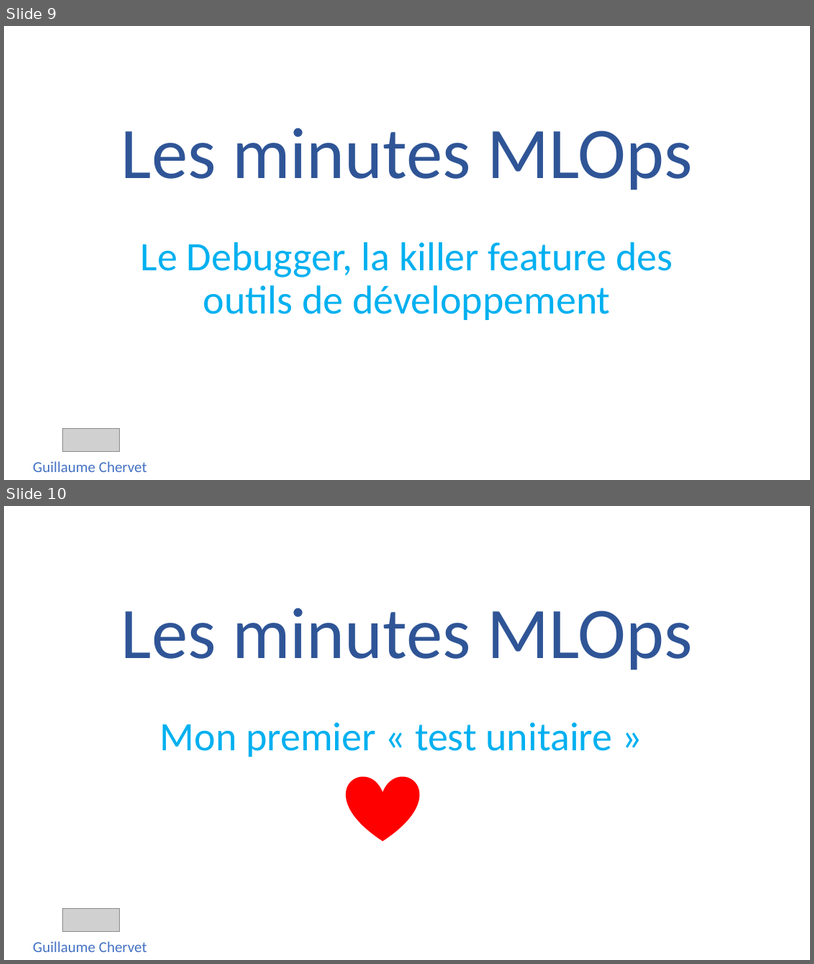
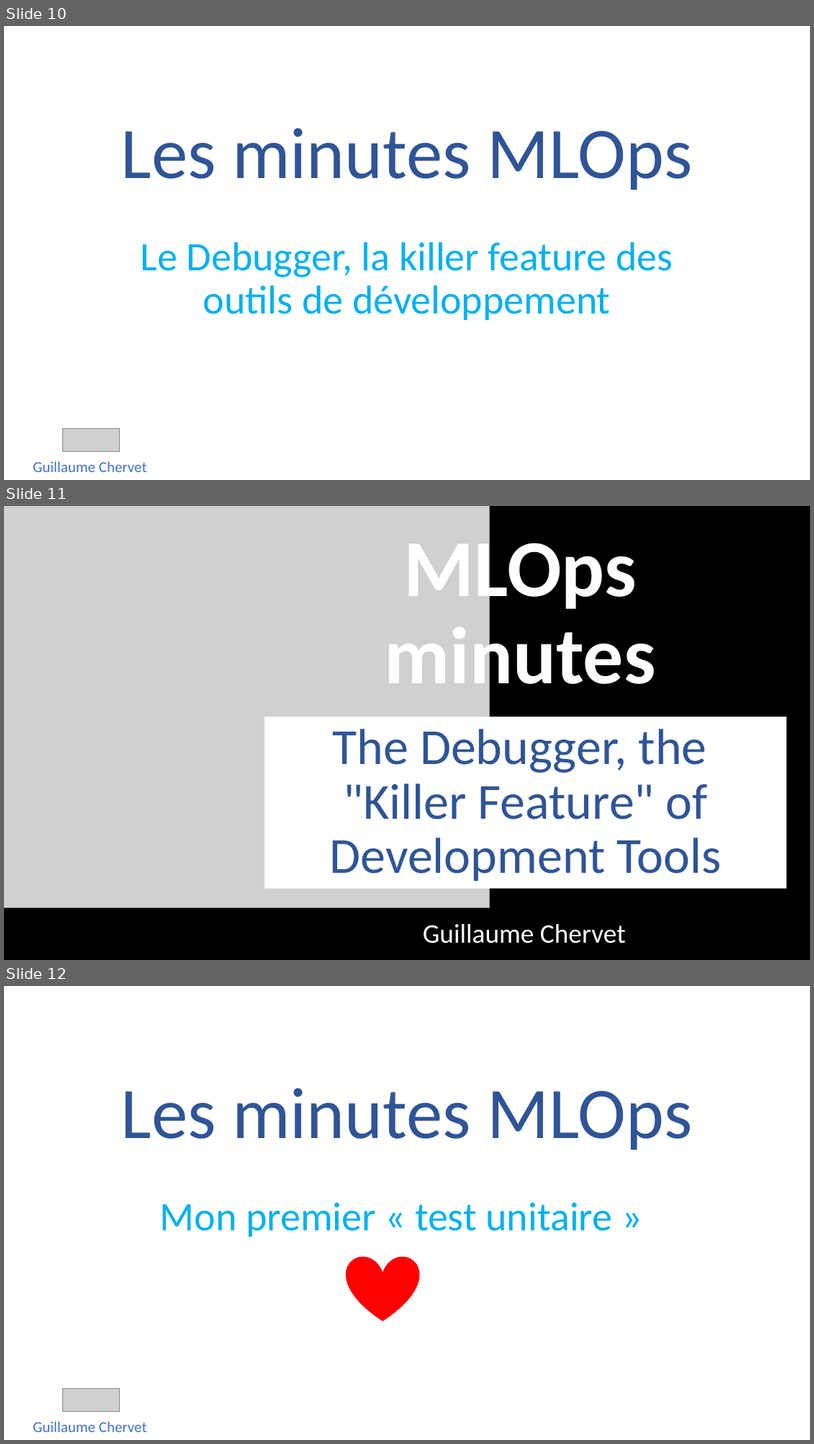
Before and after one commit to guillaume-chervet/Les-Minutes-MLOps, a slide deck: Les minutes MLOps.pptx. Shown one above the other, each under a label of ours: slides 9 and 10 before the commit, slides 10, 11 and 12 after it. The pictures are 814x964 and 814x1444 pixels, drawn with LibreOffice and Linux fonts; fonts in the diff are those of the drawing; grey boxes stand for pictures. Boxes give left, top, right and bottom in pixels: in the first picture for what was removed or moved away, otherwise in the second. Text is boxed around its words. In the diff, an @@ line names an element or a change of style, - is before the commit and + after.

```diff
--- a/Les minutes MLOps.pptx
+++ b/Les minutes MLOps.pptx
@@ slide 11 added at bbox=[4, 506, 810, 960], background #000000 @@
@@ picture added at bbox=[4, 506, 490, 908] @@
@@ title added at bbox=[385, 528, 656, 702], 96 pt, text #FFFFFF, bold @@
+MLOps minutes
@@ subtitle added at bbox=[265, 716, 787, 888], fill #FFFFFF, 60 pt, text #2F5597 @@
+The Debugger, the
+"Killer Feature" of Development Tools
@@ text added at bbox=[423, 924, 626, 943], 32 pt, text #FFFFFF @@
+Guillaume Chervet
@@ what was slide 9 is now slide 10 @@
@@ what was slide 10 is now slide 12 @@
```
Also in this commit, not shown: 15 other slides added, 2 other files.
